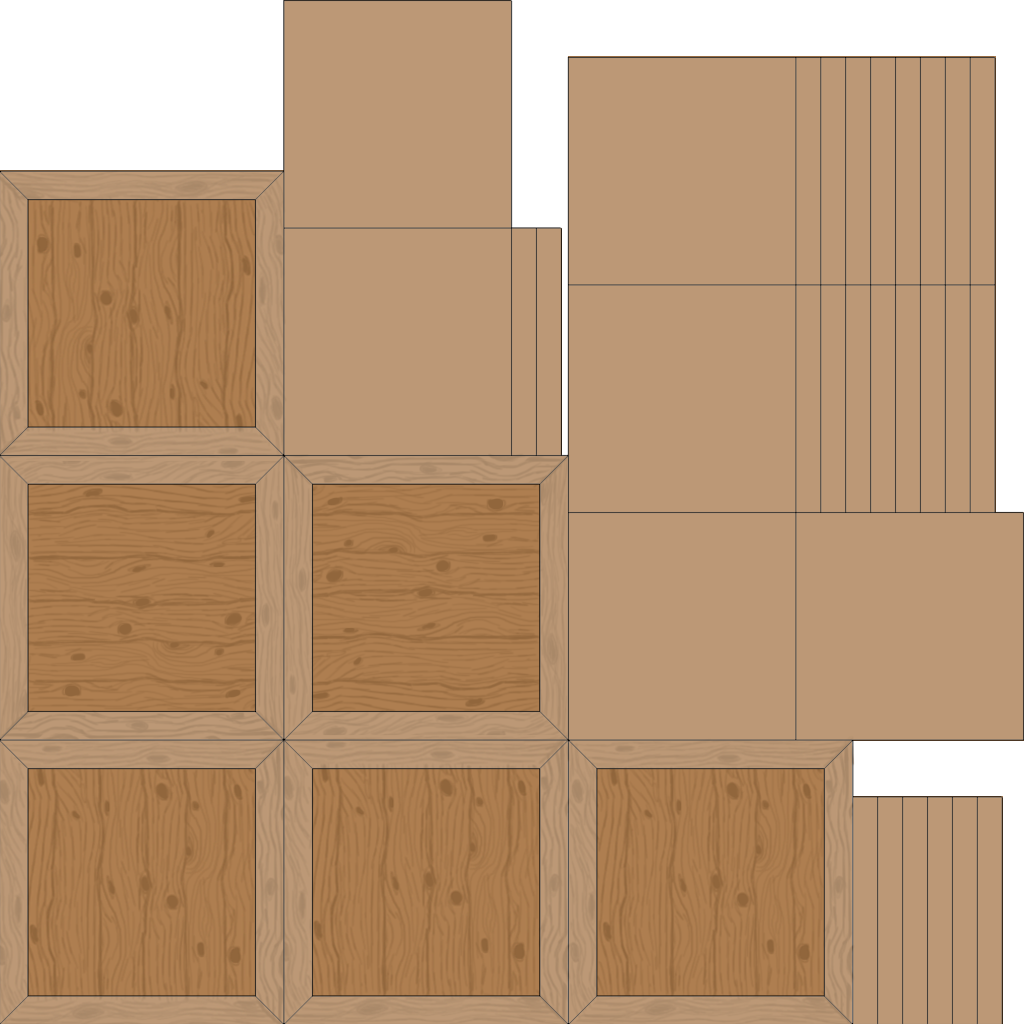
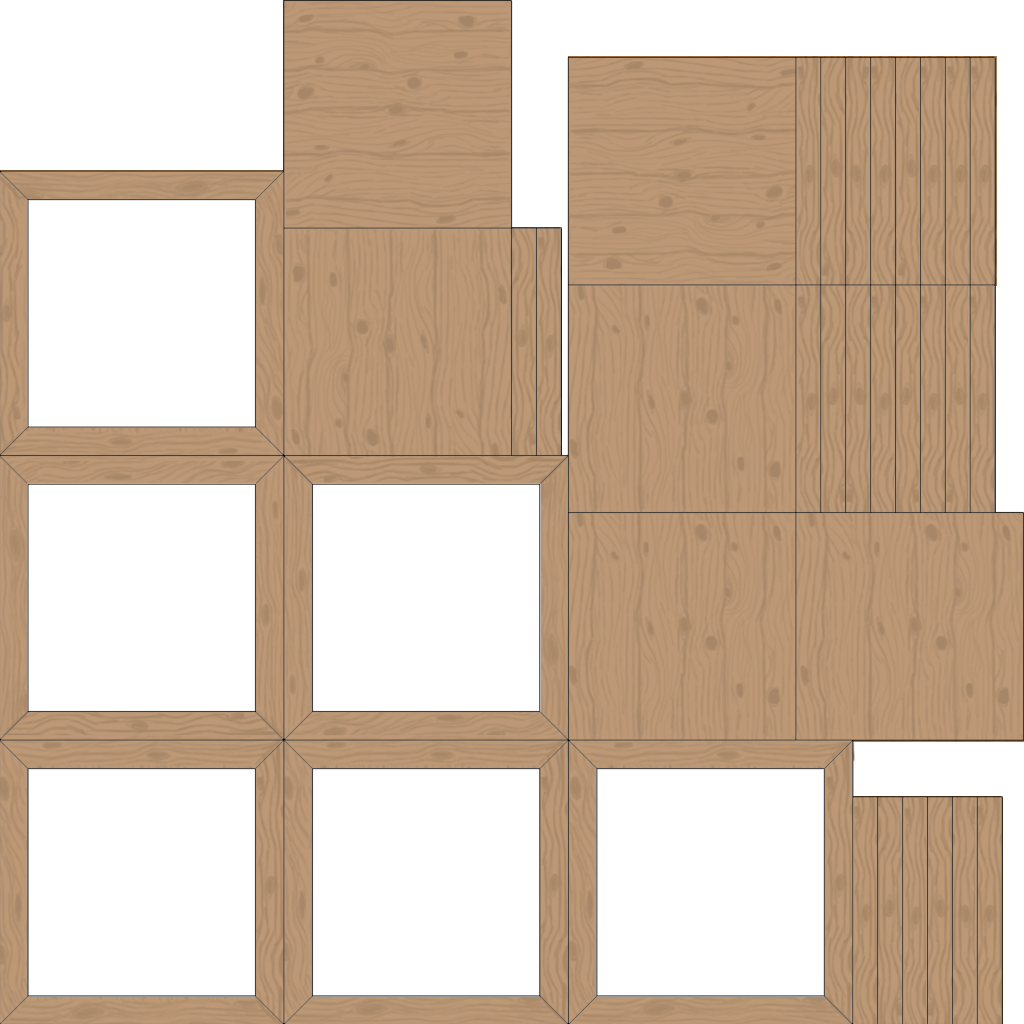
Layers edited between the first and the second (1024, 1024) image:
added layer "Layer 25" above "Main Box UL" over (x1=510, y1=56, x2=1002, y2=1024)
painted on "Main Box UL" over (x1=27, y1=199, x2=512, y2=457)
painted on "Main Box DL" over (x1=0, y1=285, x2=796, y2=1024)
painted on "Main Box D" over (x1=310, y1=512, x2=795, y2=997)
painted on "Main Box DR" over (x1=567, y1=512, x2=1024, y2=1024)
painted on "Main Box L" over (x1=27, y1=56, x2=797, y2=712)
painted on "Main Box" over (x1=283, y1=0, x2=541, y2=712)
